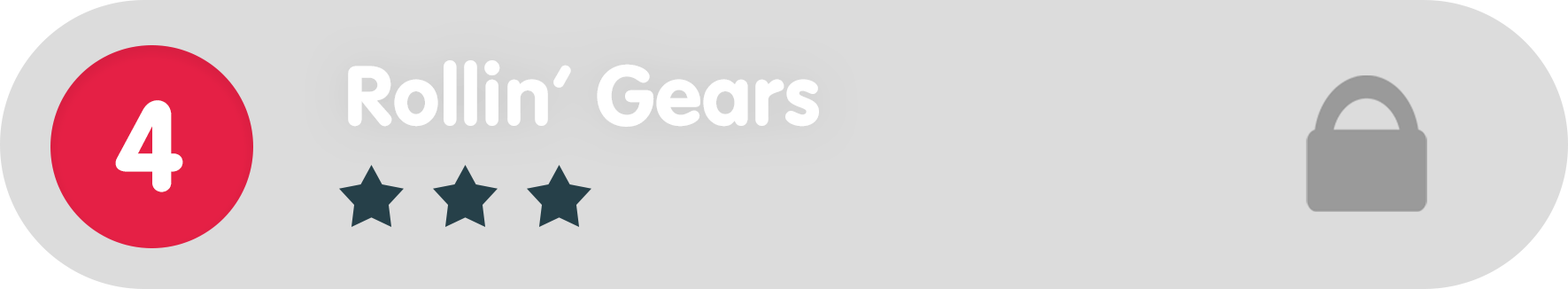
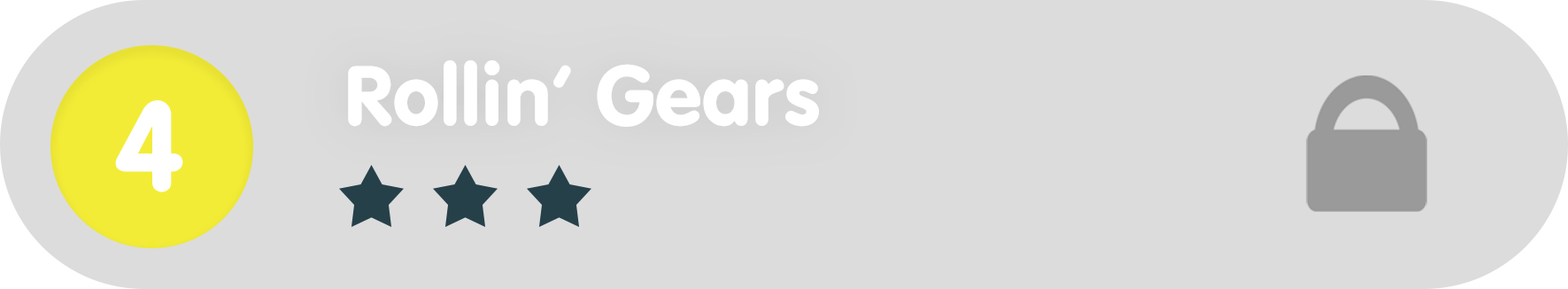
Two versions of the same layered image (1568×289). Layer-by-layer changes:
painted on "Ellipse_green" over box(50, 45, 254, 248)
